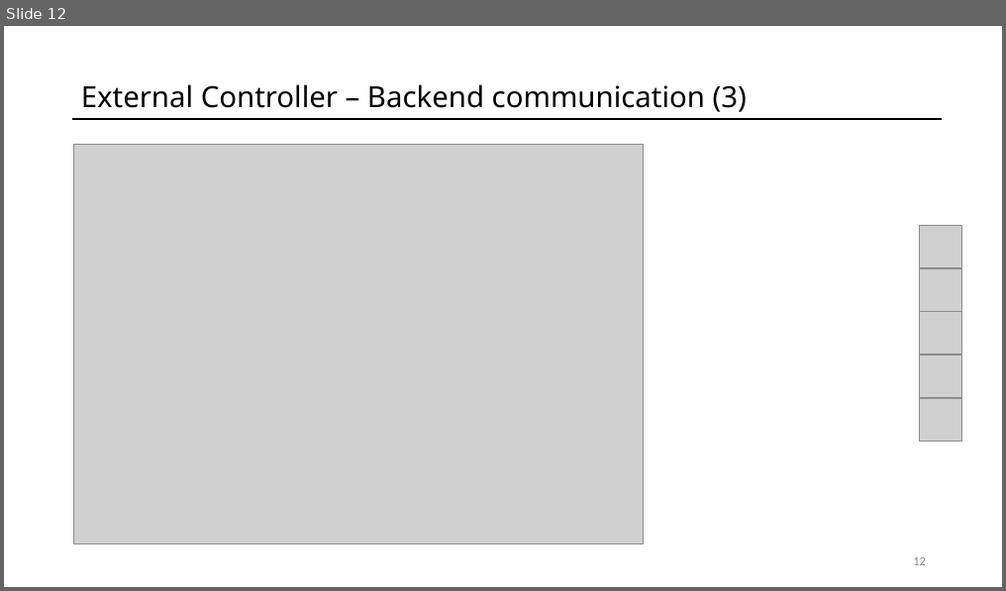
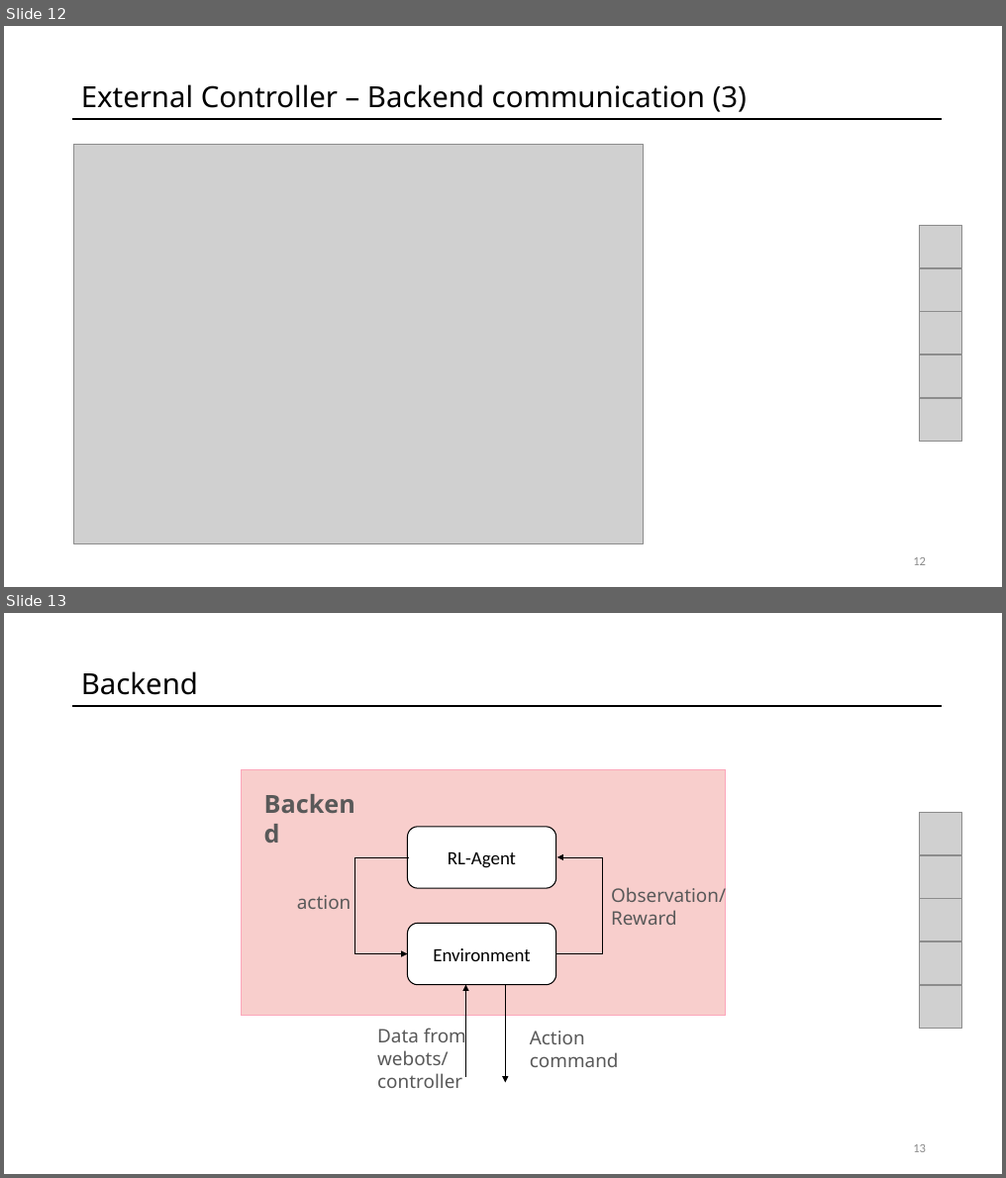
Before and after one commit to fpedd/ees-pees, a slide deck: orga/milestone_presentations/MP2.pptx. Shown one above the other, each under a label of ours: slide 12 before the commit, slides 12 and 13 after it. The pictures are 1006x591 and 1006x1178 pixels, drawn with LibreOffice and Linux fonts; fonts in the diff are those of the drawing; grey boxes stand for pictures. Boxes give left, top, right and bottom in pixels: in the first picture for what was removed or moved away, otherwise in the second. Text is boxed around its words. In the diff, an @@ line names an element or a change of style, - is before the commit and + after.

```diff
--- a/orga/milestone_presentations/MP2.pptx
+++ b/orga/milestone_presentations/MP2.pptx
@@ slide 13 added at (x1=4, y1=613, x2=1002, y2=1174), background #FFFFFF; not listed: 1 template element that a slide beside it also shows @@
@@ text added at (x1=73, y1=661, x2=941, y2=705), 28 pt, text #000000 @@
+Backend
@@ text added at (x1=81, y1=671, x2=198, y2=695), 24 pt, text #595959, bold @@
+Backend
@@ rectangle added at (x1=242, y1=769, x2=725, y2=1016), fill #F8CECC, outline #FCA6BA 0.75 pt @@
@@ rounded rectangle added at (x1=408, y1=827, x2=556, y2=888), fill #FFFFFF, outline #000000 1 pt, 18 pt, text #000000 @@
+RL-Agent
@@ elbow arrow added from (408, 858) to (408, 955), #000000 0.5 pt @@
@@ elbow arrow added from (556, 955) to (557, 858), #000000 0.5 pt @@
@@ group added at (x1=920, y1=812, x2=962, y2=1029): 5 pictures @@
@@ text added at (x1=297, y1=895, x2=350, y2=909), 18 pt, text #595959 @@
+action
@@ text added at (x1=611, y1=887, x2=726, y2=925), 18 pt, text #595959 @@
+Observation/ Reward
@@ rounded rectangle added at (x1=408, y1=924, x2=556, y2=985), fill #FFFFFF, outline #000000 1 pt, 18 pt, text #000000 @@
+Environment
@@ arrow added from (466, 1077) to (466, 985), #000000 0.5 pt @@
@@ arrow added from (506, 985) to (506, 1083), #000000 0.5 pt @@
@@ text added at (x1=377, y1=1026, x2=466, y2=1088), 18 pt, text #595959 @@
+Data from webots/ controller
@@ text added at (x1=530, y1=1031, x2=619, y2=1067), 18 pt, text #595959 @@
+Action command
@@ page number added at (x1=913, y1=1145, x2=926, y2=1153), 12 pt, text #8C8C8C @@
+13
```
Also in this commit, not shown: 1 slide changed, 8 other slides added, 3 slides removed.
